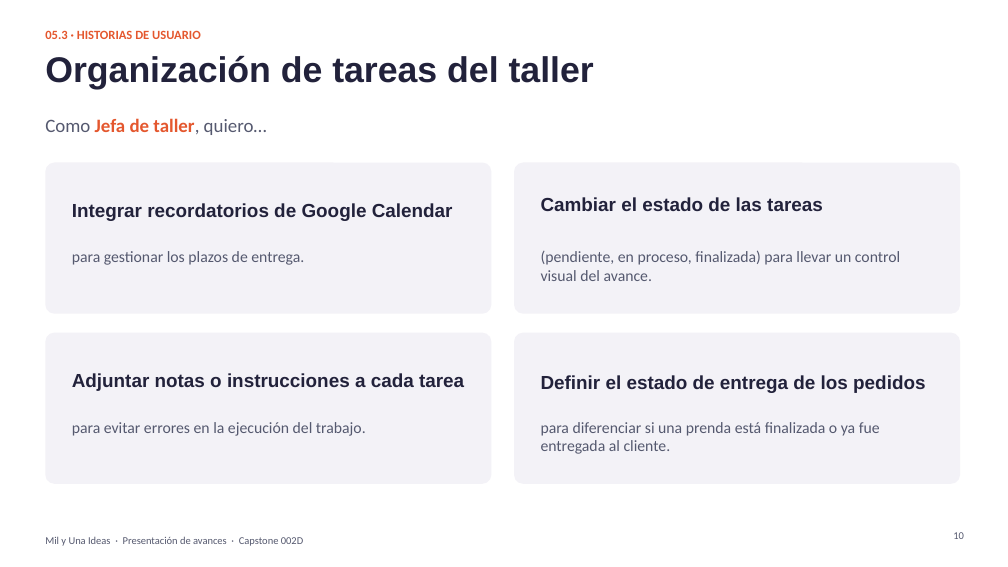
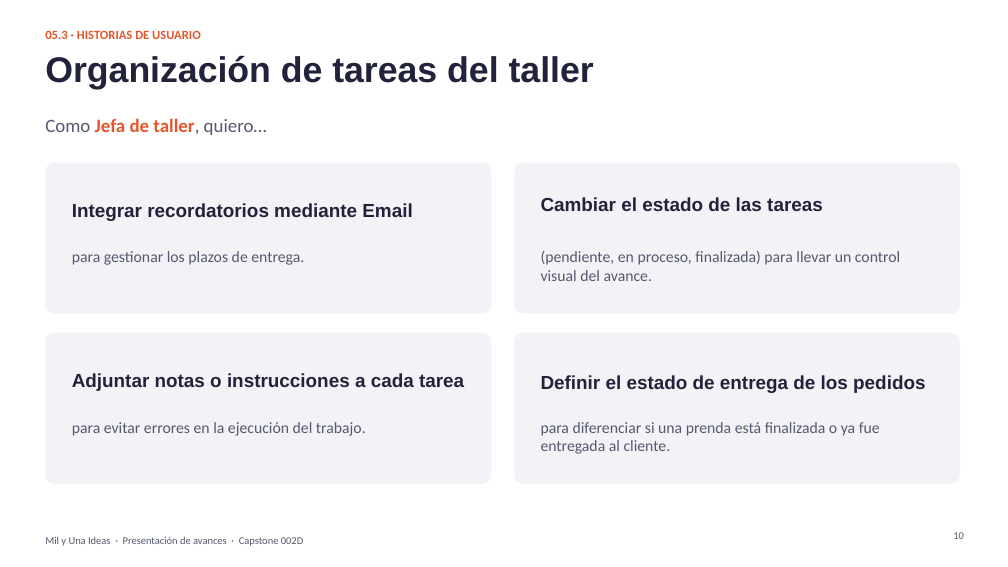
Before and after one commit to smaravena/Capstone_002D_Grupo_10, a slide deck: slide 10 of Fase 2/Evidencias Proyecto/Presentación Proyecto.pptx. Drawn at 1008x567 pixels with LibreOffice and Linux fonts; fonts in the diff are those of the drawing. Boxes give left, top, right and bottom in pixels: in the first picture for what was removed or moved away, otherwise in the second. Text is boxed around its words. In the diff, an @@ line names an element or a change of style, - is before the commit and + after.

```diff
--- a/Fase 2/Evidencias Proyecto/Presentación Proyecto.pptx
+++ b/Fase 2/Evidencias Proyecto/Presentación Proyecto.pptx
@@ text at [72,203,412,221]: text changed @@
-Integrar recordatorios de Google Calendar
+Integrar recordatorios mediante Email
```
Also in this commit, not shown: 7 other slides changed, 5 slides added, 1 slide removed, 8 other files.
